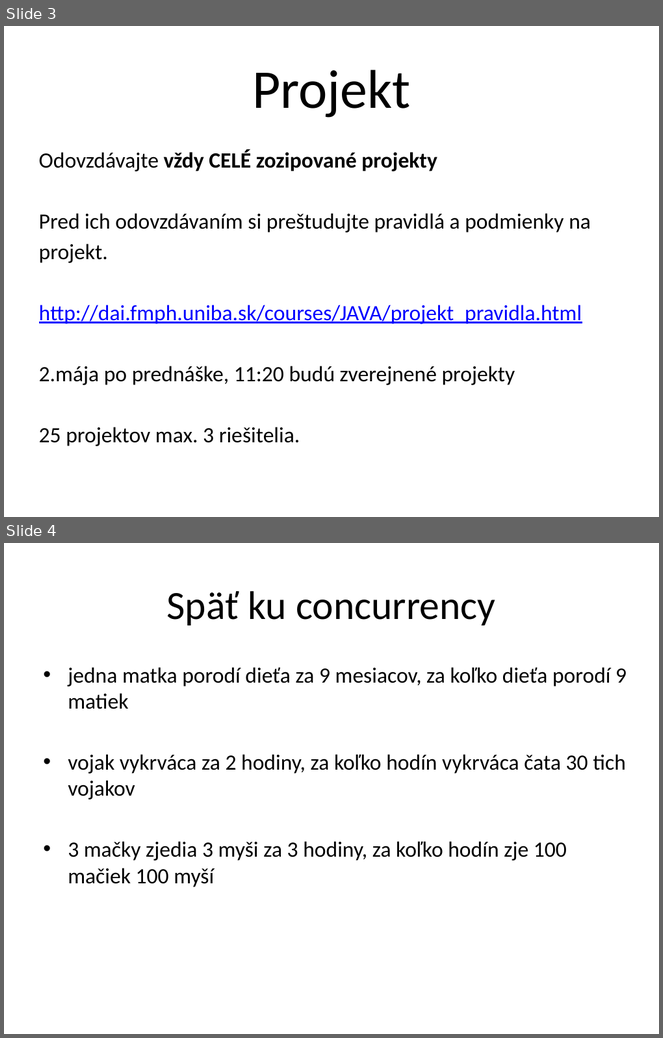
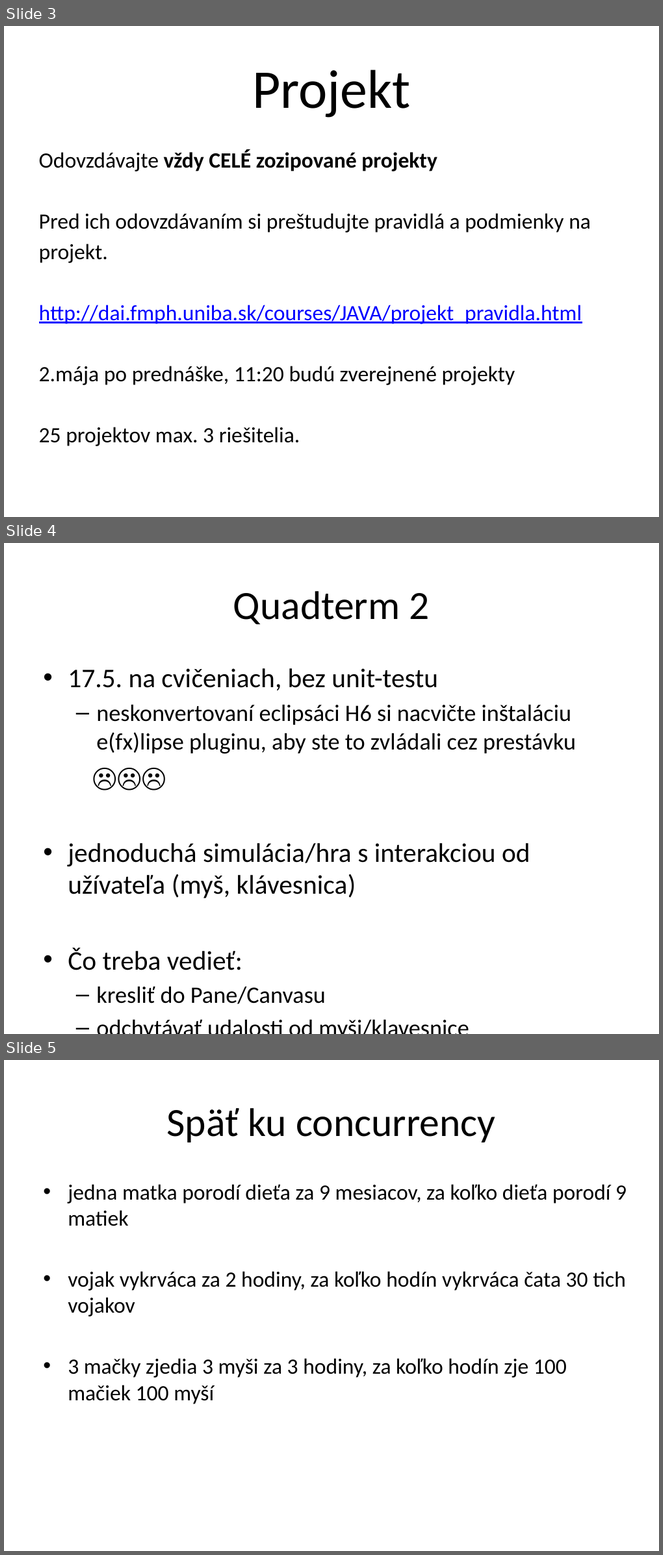
Before and after one commit to Programovanie4/Prednasky, a slide deck: 09/09_java_intro.pptx. Shown one above the other, each under a label of ours: slides 3 and 4 before the commit, slides 3, 4 and 5 after it. The pictures are 663x1038 and 663x1555 pixels, drawn with LibreOffice and Linux fonts; fonts in the diff are those of the drawing. Boxes give left, top, right and bottom in pixels: in the first picture for what was removed or moved away, otherwise in the second. Text is boxed around its words. In the diff, an @@ line names an element or a change of style, - is before the commit and + after.

```diff
--- a/09/09_java_intro.pptx
+++ b/09/09_java_intro.pptx
@@ slide 4 added at (4, 543, 659, 1034), background #FFFFFF @@
@@ title added at (233, 591, 429, 624), 44 pt, text #000000 @@
+Quadterm 2
@@ text added at (68, 668, 576, 1005), 25.9 pt, text #000000 @@
+• 17.5. na cvičeniach, bez unit-testu
+  – neskonvertovaní eclipsáci H6 si nacvičte inštaláciu e(fx)lipse pluginu, aby ste to zvládali cez prestávku
+☹☹☹
+• jednoduchá simulácia/hra s interakciou od užívateľa (myš, klávesnica)
+• Čo treba vedieť:
+  – kresliť do Pane/Canvasu
+  – odchytávať udalosti od myši/klavesnice
@@ what was slide 4 is now slide 5 @@
```
Also in this commit, not shown: 6 other files.
